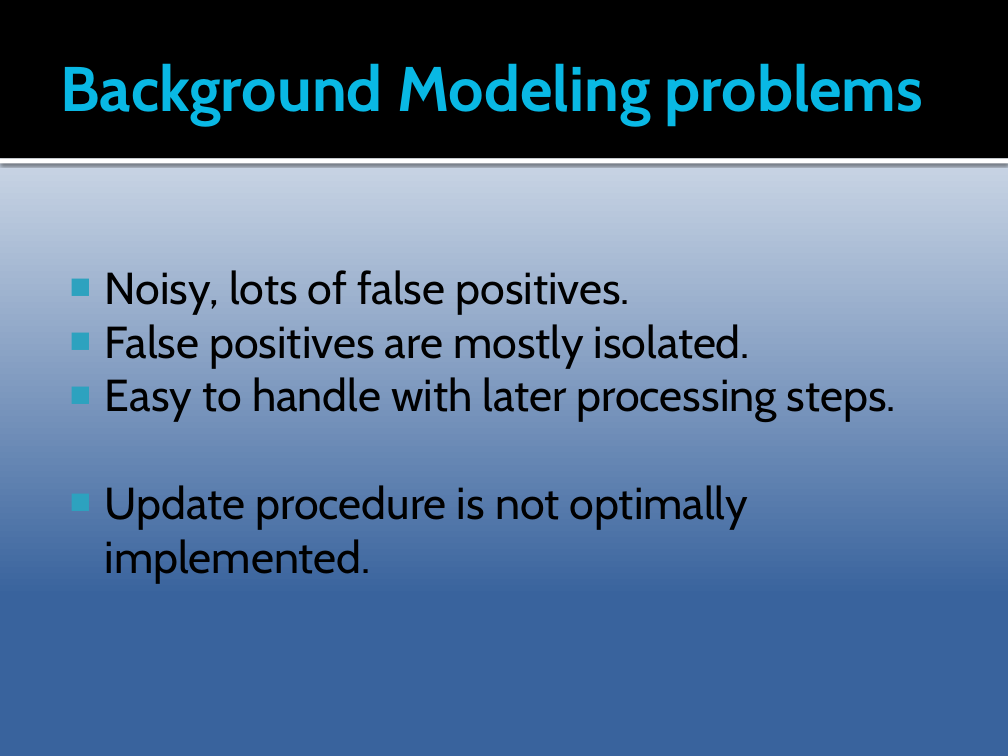
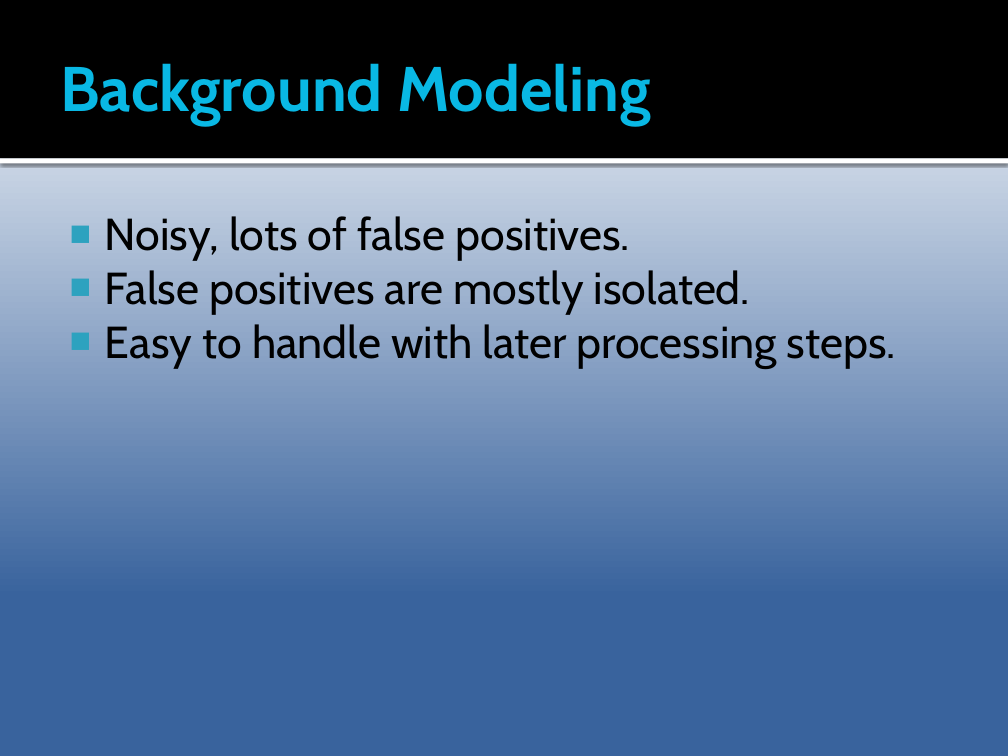
Before and after one commit to Epipolarna/Tracking, a slide deck: slide 5 of Documentation/TSBB15prez.pptx (slide 6 before the commit). Drawn at 1008x756 pixels with LibreOffice and Linux fonts; fonts in the diff are those of the drawing. Boxes give left, top, right and bottom in pixels: in the first picture for what was removed or moved away, otherwise in the second. Text is boxed around its words. In the diff, an @@ line names an element or a change of style, - is before the commit and + after.

```diff
--- a/Documentation/TSBB15prez.pptx
+++ b/Documentation/TSBB15prez.pptx
@@ title at (x1=60, y1=63, x2=651, y2=126): text changed @@
-Background Modeling problems
+Background Modeling
@@ text at (x1=105, y1=485, x2=748, y2=583): paragraph removed @@
-■ Update procedure is not optimally implemented.
```
Also in this commit, not shown: 6 other slides changed, 3 slides added, 6 slides removed.
